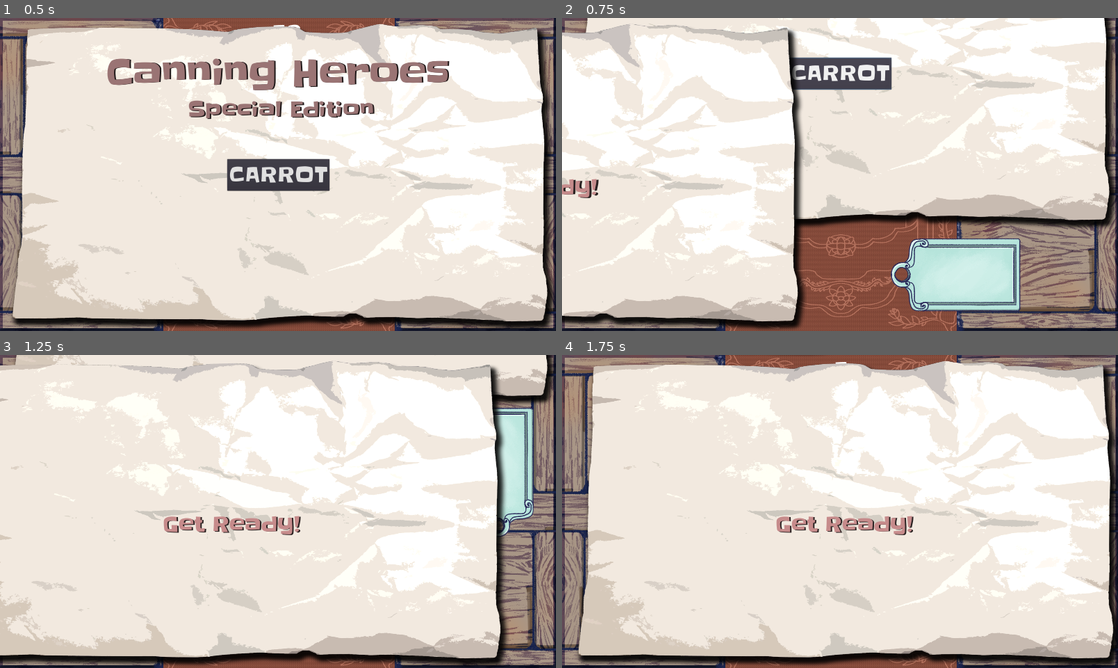
Above: before the commit, frames 1-4 (two rows, left to right).
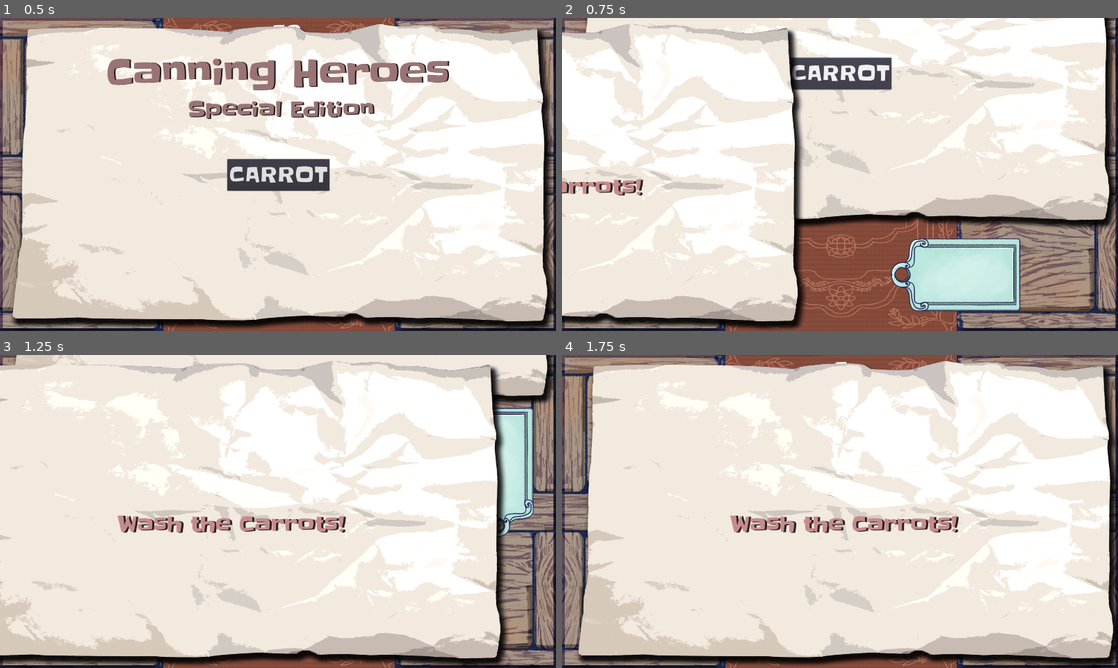
Above: after the commit, the same moments.

Repository: doctor-g/CanningHeroesGE
Game: Godot game, scene res://src/Game.tscn
Two runs of this game, one before a commit and one after it. Both use one fixed random seed, a clock stepped at 60 frames per second and the inputs below.
Inputs (mouse positions are in pixels of both pictures, inside the frame that each line leads up to):
- Up to frame 1 (0.5 s): no input
- Up to frame 2 (0.75 s): click "CARROT" at 0.5 s
- Up to frame 3 (1.25 s): no input
- Up to frame 4 (1.75 s): move the mouse to (962, 495) at 1.27 s; hold W (engage_warp_speed) from 1.28 s (still down); click (962, 495) at 1.42 s

Frame 1 is identical in both runs. In frame 2, 0.5% of the frame differs, in the area x 0-15%, y 51-58%; in frame 3, 1.5%; in frame 4, 1.5%, in the area x 30-72%, y 51-58%.

Commit message:
Change interstitial text with round

Diff:
--- a/project/src/Game.gd
+++ b/project/src/Game.gd
@@ -9,9 +9,11 @@
 const CARROT_GAME := [
 	{
 		"food": preload("res://src/Food/Carrot/CleanableCarrot.tscn"),
+		"label": "Wash the Carrots!",
 	},
 	{
 		"food": preload("res://src/Food/Carrot/PeelableCarrot.tscn"),
+		"label": "Peel the Carrots!",
 	}
 ]
 
@@ -33,6 +35,7 @@
 
 
 func _start_round():
+	$Interstitial.update_label(_game_config[_round]["label"])
 	$Interstitial.z_index = _completed + 1 # Force on top of food pile
 	$AnimationPlayer.play("InterstitialFlyBy")
 
--- /dev/null
+++ b/project/src/UI/Interstitial.gd
@@ -0,0 +1,6 @@
+extends Sprite
+
+onready var _label : Label = $Control/Label
+
+func update_label(text:String)->void:
+	_label.text = text
--- a/project/src/UI/Interstitial.tscn
+++ b/project/src/UI/Interstitial.tscn
@@ -1,11 +1,13 @@
-[gd_scene load_steps=3 format=2]
+[gd_scene load_steps=4 format=2]
 
 [ext_resource path="res://assets/ui/canning_heroes_theme.tres" type="Theme" id=1]
 [ext_resource path="res://assets/ui/paper.png" type="Texture" id=2]
+[ext_resource path="res://src/UI/Interstitial.gd" type="Script" id=3]
 
 [node name="Interstitial" type="Sprite"]
 texture = ExtResource( 2 )
 centered = false
+script = ExtResource( 3 )
 
 [node name="Control" type="Control" parent="."]
 anchor_right = 1.0
